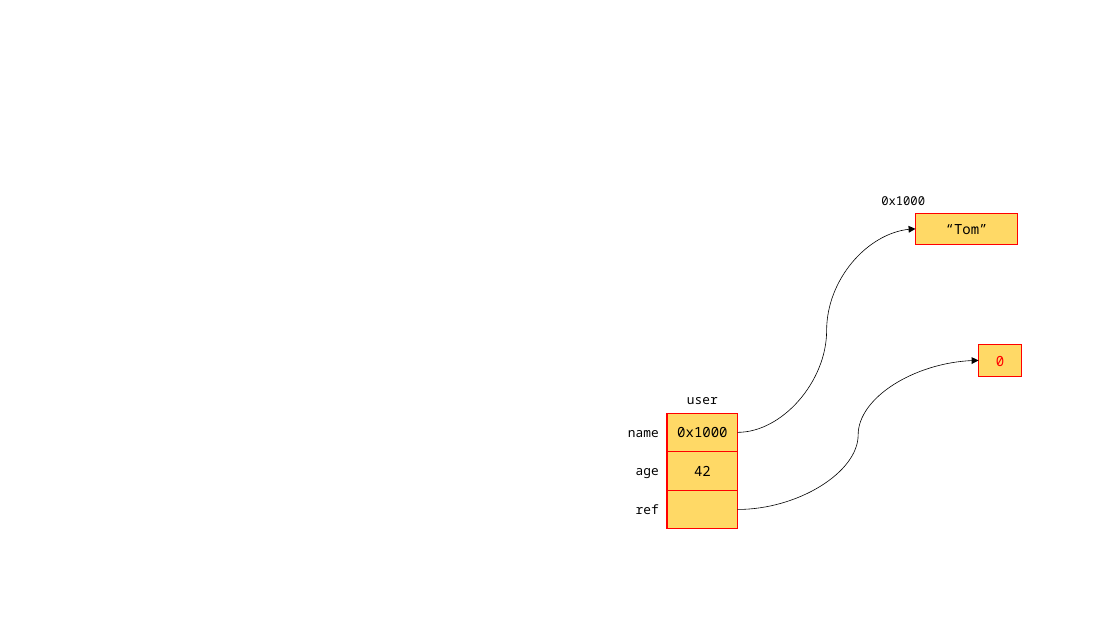
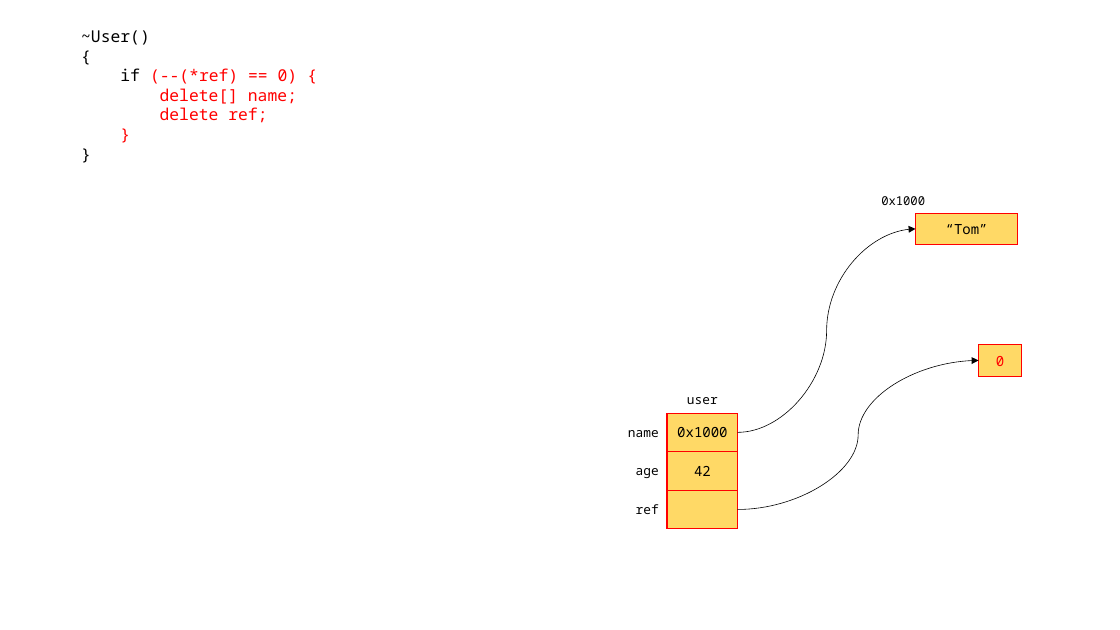
Before and after one commit to loopinf/hyundai_230612, a slide deck: slide 24 of 230612.pptx. Drawn at 1120x630 pixels with LibreOffice and Linux fonts; fonts in the diff are those of the drawing. Boxes give left, top, right and bottom in pixels: in the first picture for what was removed or moved away, otherwise in the second. Text is boxed around its words. In the diff, an @@ line names an element or a change of style, - is before the commit and + after.

```diff
--- a/230612.pptx
+++ b/230612.pptx
@@ text added at <box>81,30,298,123</box>, 14 pt, text #FF0000 @@
+~User()
+{
+if (--(*ref) == 0) {
+delete[] name;
+delete ref;
+}
+}
```
Also in this commit, not shown: 2 other slides changed.
